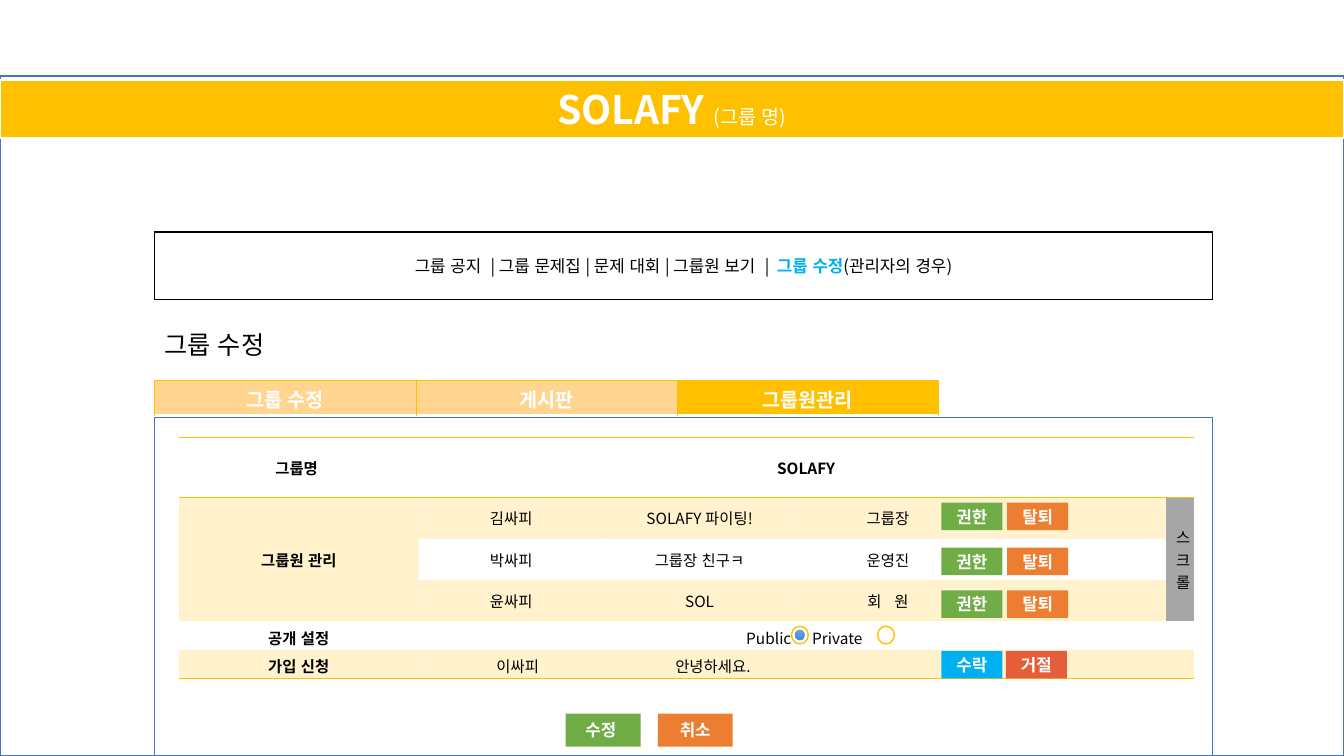
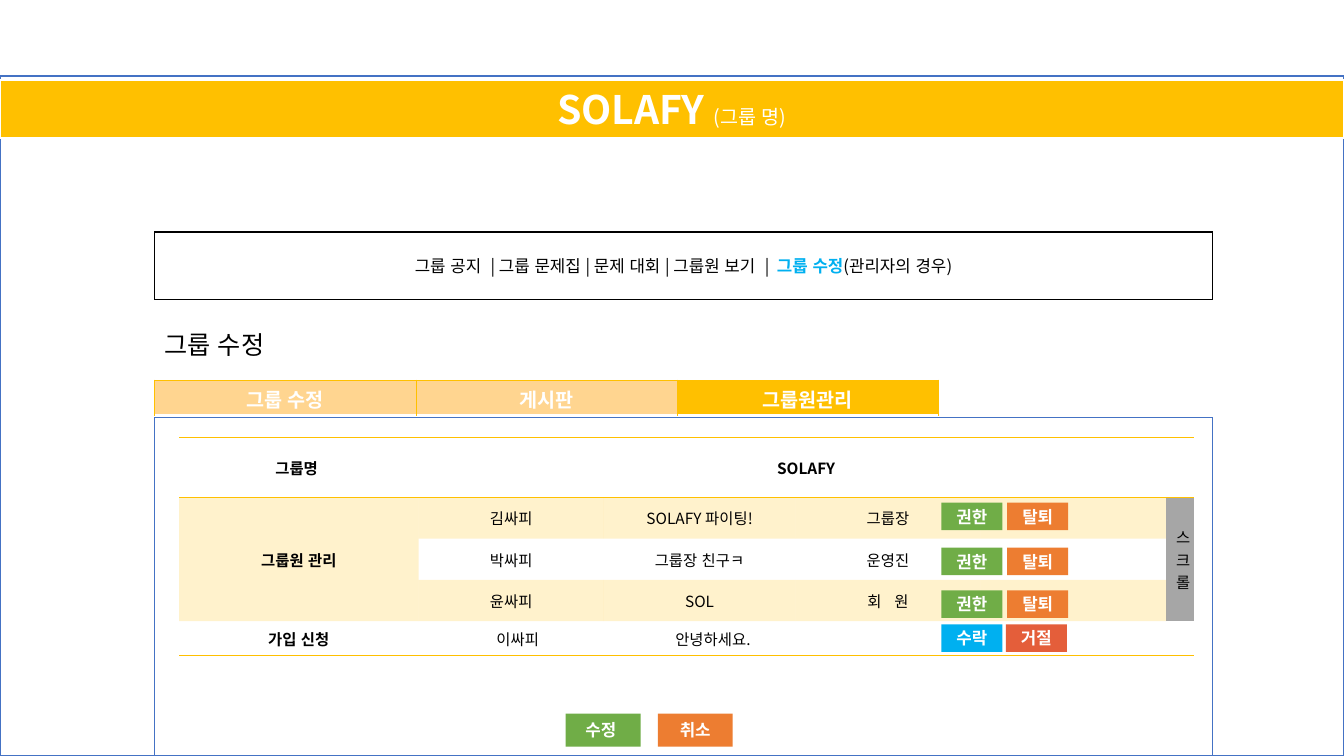
Before and after one commit to upswp/SOLAFY_1.0.0, a slide deck: slide 10 of projectProgressStatus/설계/UI/그룹/Project_SOLAFY_group_수정.pptx. Drawn at 1344x756 pixels with LibreOffice and Linux fonts; fonts in the diff are those of the drawing. Boxes give left, top, right and bottom in pixels: in the first picture for what was removed or moved away, otherwise in the second. Text is boxed around its words. In the diff, an @@ line names an element or a change of style, - is before the commit and + after.

Commit message:
그룹 view 수정

```diff
--- a/projectProgressStatus/설계/UI/그룹/Project_SOLAFY_group_수정.pptx
+++ b/projectProgressStatus/설계/UI/그룹/Project_SOLAFY_group_수정.pptx
@@ table at (x1=179, y1=438, x2=1196, y2=656) @@
-row 5: 공개 설정 | Public Private |  |  |  |  |  |  | 
@@ ellipse removed at (x1=791, y1=626, x2=809, y2=644) @@
@@ ellipse removed at (x1=878, y1=626, x2=895, y2=644) @@
@@ rectangle "수락" moved from (x1=942, y1=651, x2=1002, y2=679) to (x1=942, y1=624, x2=1002, y2=651) @@
@@ rectangle "거절" moved from (x1=1006, y1=651, x2=1067, y2=679) to (x1=1006, y1=624, x2=1067, y2=651) @@
@@ ellipse removed at (x1=796, y1=630, x2=805, y2=640) @@
```
